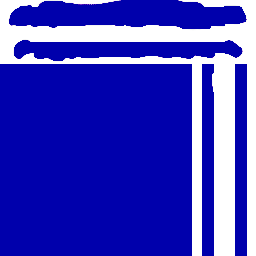
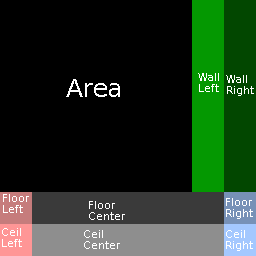
Layered file, before and after one edit (256px x 256px). Changes by layer:
hid "test material", painted on it over [0, 0, 247, 256]
hid "test normal", painted on it over [0, 0, 247, 256]
hid "test albedo", painted on it over [0, 0, 247, 256]
showed "text", painted on it over [2, 2, 254, 251]
showed "areas", painted on it over [0, 0, 256, 256]
